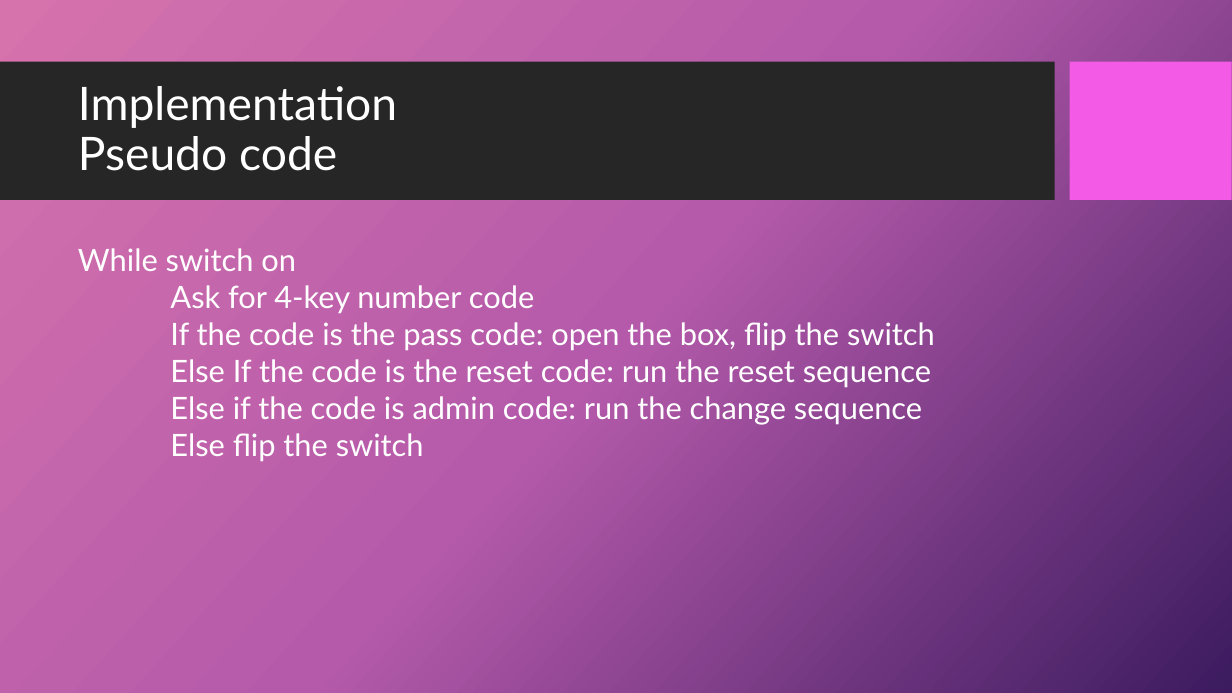
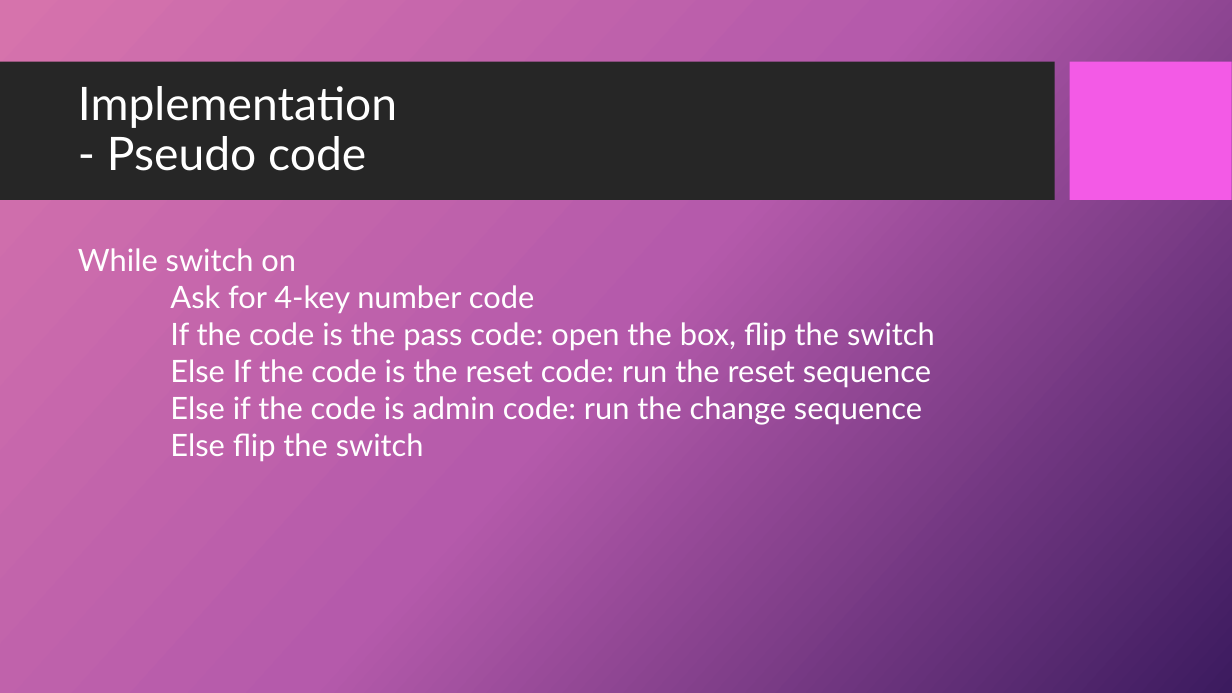
Before and after one commit to dandz12/ECE411-Practicum-Project, a slide deck: slide 14 of ECE411 - Final Presentation.pptx. Drawn at 1232x693 pixels with LibreOffice and Linux fonts; fonts in the diff are those of the drawing; background and template pictures are left out. Boxes give left, top, right and bottom in pixels: in the first picture for what was removed or moved away, otherwise in the second. Text is boxed around its words. In the diff, an @@ line names an element or a change of style, - is before the commit and + after.

```diff
--- a/ECE411 - Final Presentation.pptx
+++ b/ECE411 - Final Presentation.pptx
@@ title at (x1=78, y1=86, x2=397, y2=171): text changed @@
-Implementation
-Pseudo code
+Implementation
+- Pseudo code
```
Also in this commit, not shown: 8 other slides changed.
